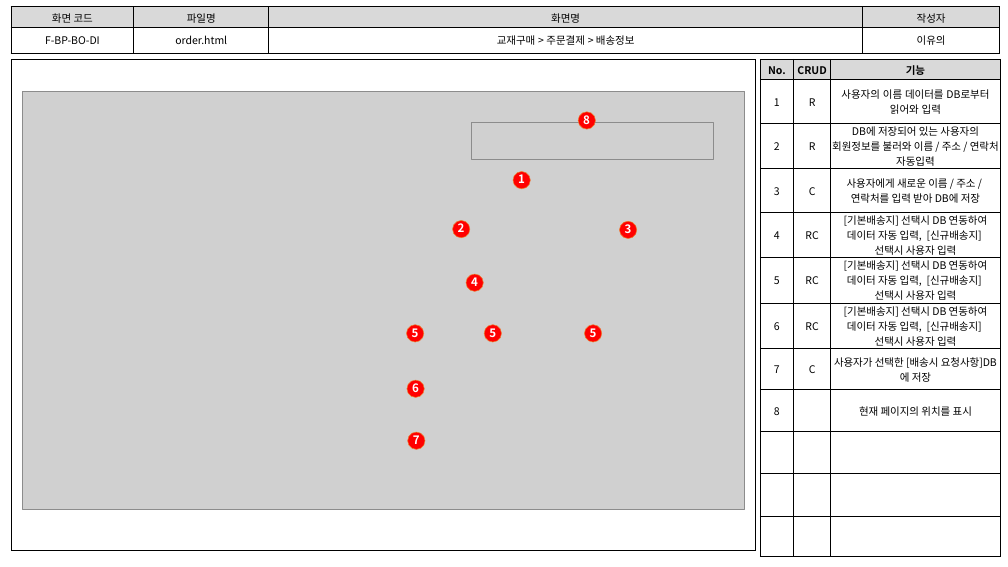
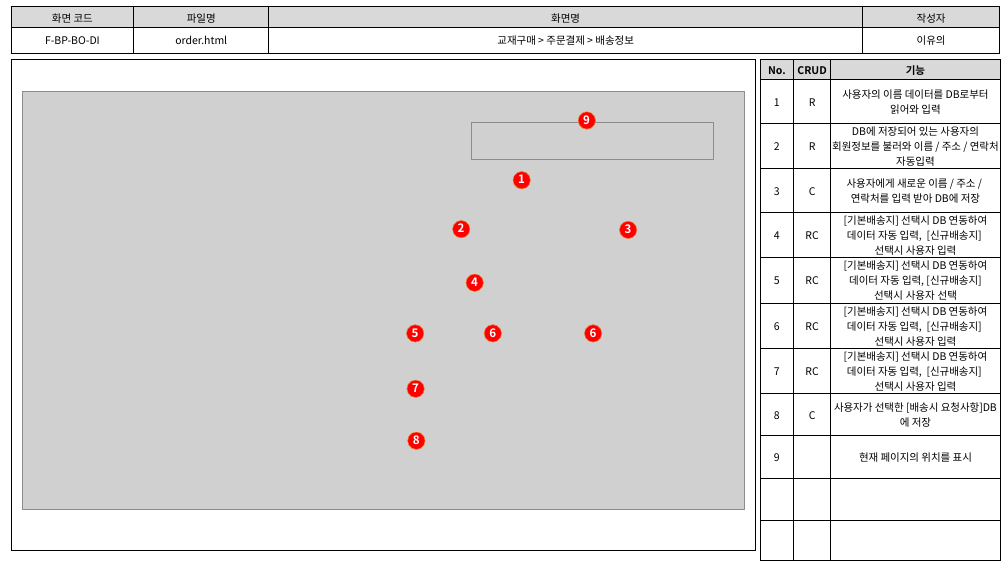
Before and after one commit to index506/cosmo6th_3thGroup, a slide deck: slide 3 of 3rd_Project/Member/Lee/기능,화면,테스트 문서/3th_Project_화면 설계도(이유의).pptx. Drawn at 1008x567 pixels with LibreOffice and Linux fonts; fonts in the diff are those of the drawing; grey boxes stand for pictures. Boxes give left, top, right and bottom in pixels: in the first picture for what was removed or moved away, otherwise in the second. Text is boxed around its words. In the diff, an @@ line names an element or a change of style, - is before the commit and + after.

```diff
--- a/3rd_Project/Member/Lee/기능,화면,테스트 문서/3th_Project_화면 설계도(이유의).pptx
+++ b/3rd_Project/Member/Lee/기능,화면,테스트 문서/3th_Project_화면 설계도(이유의).pptx
@@ table at [761,60,1001,550] @@
-row 6, column 3: [기본배송지] 선택시 DB 연동하여 데이터 자동 입력, [신규배송지] / 선택시 사용자 입력
+row 6, column 3: [기본배송지] 선택시 DB 연동하여 데이터 자동 입력, [신규배송지] / 선택시 사용자 선택
-row 8: 7 | C | 사용자가 선택한 [배송시 요청사항]DB에 저장
-row 9: 8 |  | 현재 페이지의 위치를 표시
+row 8: 7 | RC | [기본배송지] 선택시 DB 연동하여 데이터 자동 입력, [신규배송지] / 선택시 사용자 입력
+row 9: 8 | C | 사용자가 선택한 [배송시 요청사항]DB에 저장
+row 10: 9 |  | 현재 페이지의 위치를 표시
-row 12:  |  | 
@@ text at [489,325,496,337]: text changed @@
-5
+6
@@ text "7": place and size @@
-text "7" at [413,432,420,444]
+text "7" at [412,380,419,392]
@@ text removed at [412,380,419,392] @@
-6
@@ text added at [413,432,420,444], 11 pt, text #FFFFFF, bold @@
+8
```
Also in this commit, not shown: 4 other slides changed, 14 other files.
